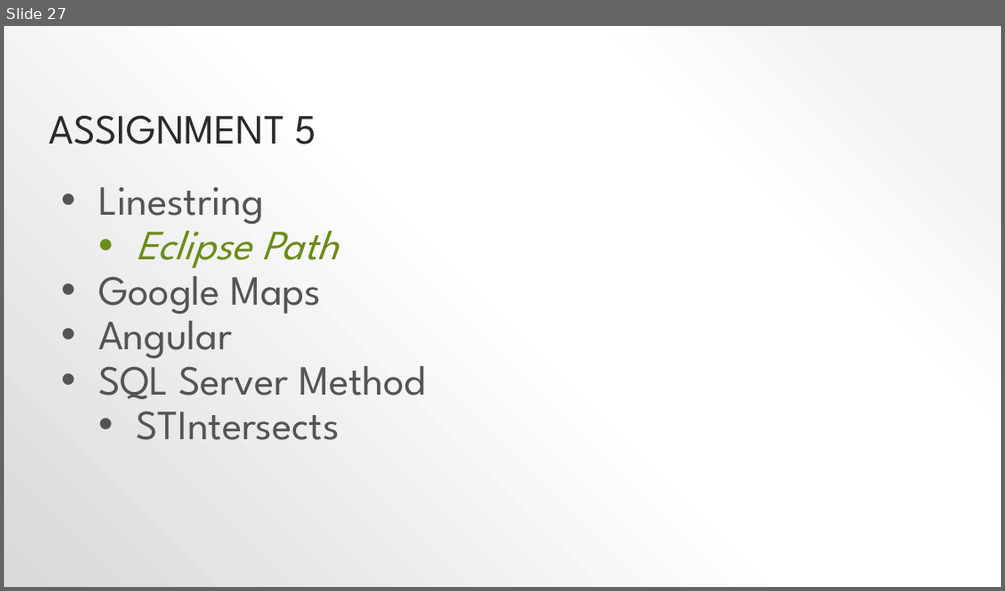
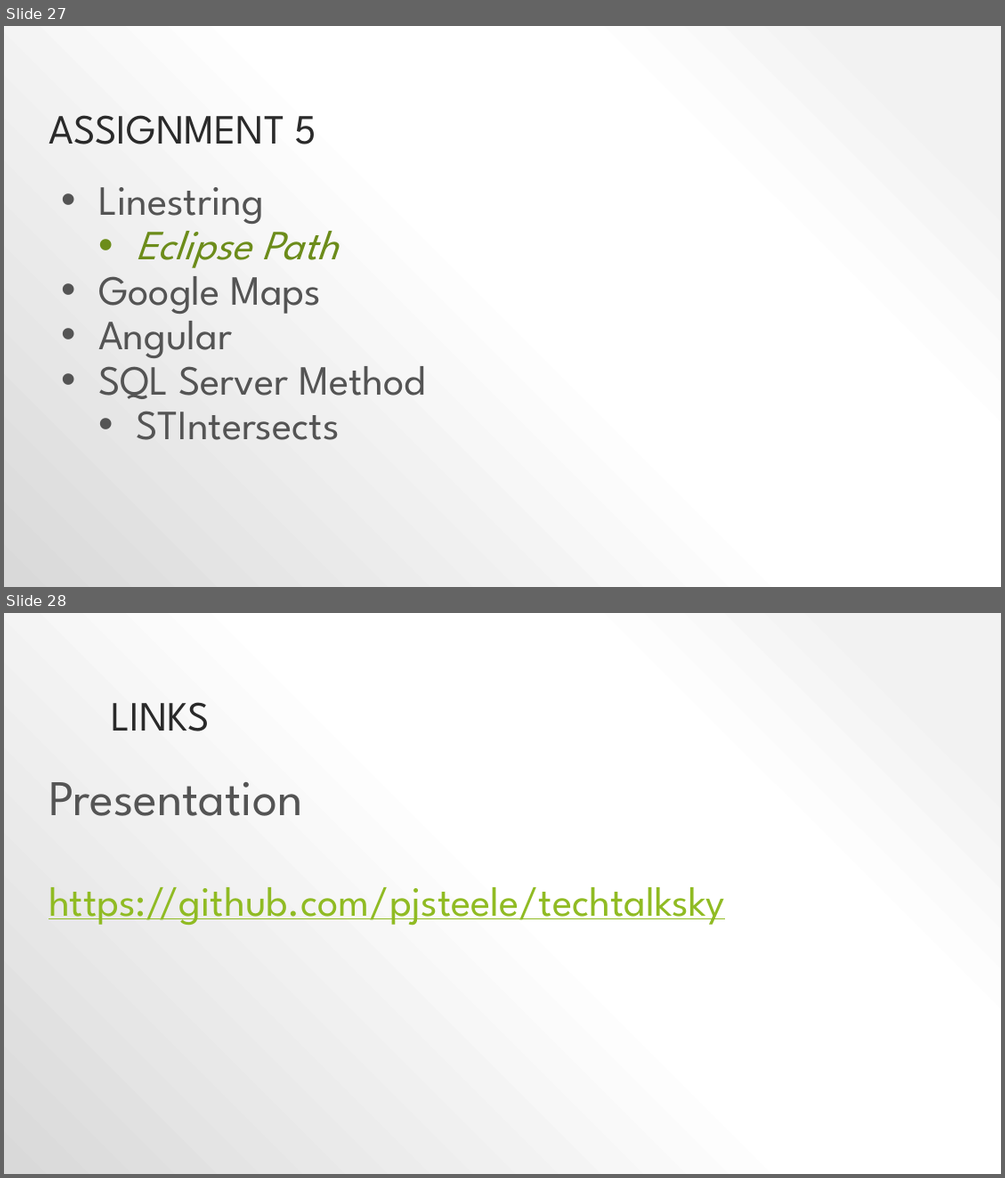
Before and after one commit to pjsteele/techtalksky, a slide deck: presentation/techTalk.pptx. Shown one above the other, each under a label of ours: slide 27 before the commit, slides 27 and 28 after it. The pictures are 1005x591 and 1005x1178 pixels, drawn with LibreOffice and Linux fonts; fonts in the diff are those of the drawing. Boxes give left, top, right and bottom in pixels: in the first picture for what was removed or moved away, otherwise in the second. Text is boxed around its words. In the diff, an @@ line names an element or a change of style, - is before the commit and + after.

```diff
--- a/presentation/techTalk.pptx
+++ b/presentation/techTalk.pptx
@@ slide 28 added at (4,613,1001,1174), background gradient #F2F2F2 to #FFFFFF to #D9D9D9 @@
@@ title added at (111,702,210,731), 40 pt, text #2A2A2A @@
+LINKS
@@ text added at (48,782,725,925), 40 pt, text #90BB23, underline @@
+Presentation
+https://github.com/pjsteele/techtalksky
```
Also in this commit, not shown: 2 slides changed, 1 other slide added, 1 slide removed, 6 other files.
